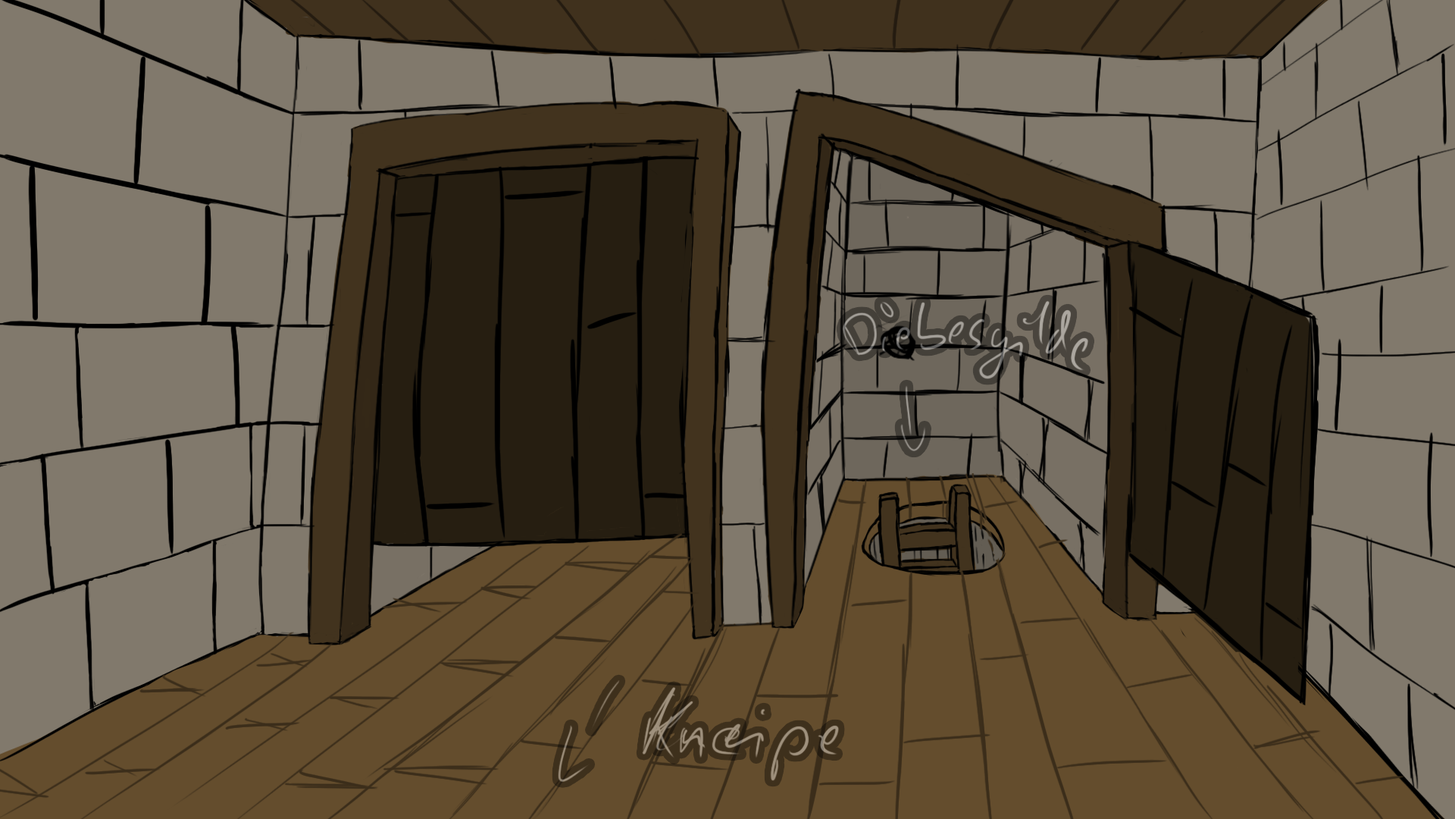
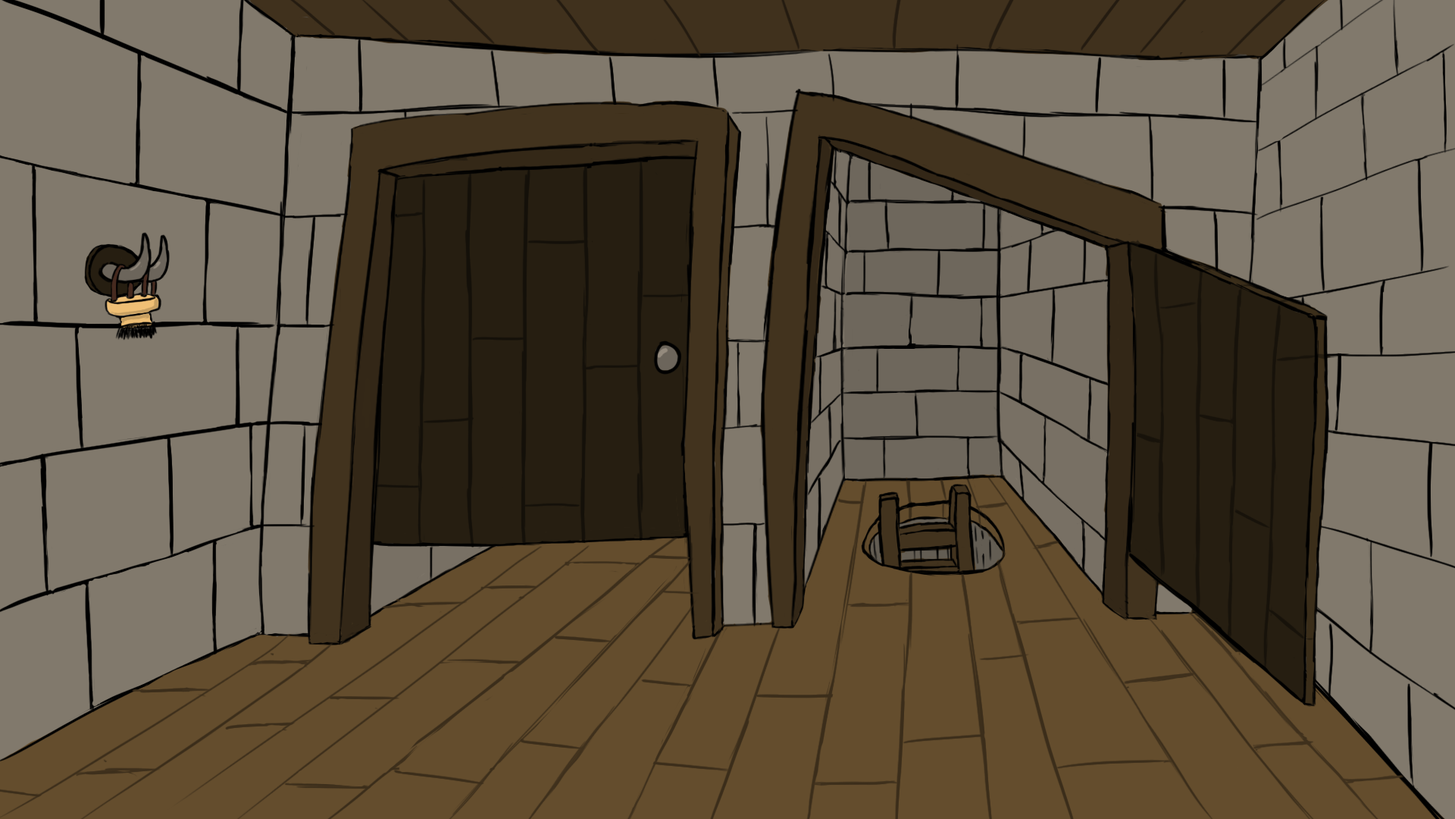
Layers edited between the first and the second 1455 × 819 image:
hid "Wege" over [557, 300, 1090, 782]
added layer "Bürste" above "Ebene 1" over [104, 263, 163, 341]
painted on "Ebene 1" over [0, 0, 1447, 819]
painted on "Ebene 2" over [0, 31, 1332, 762]
